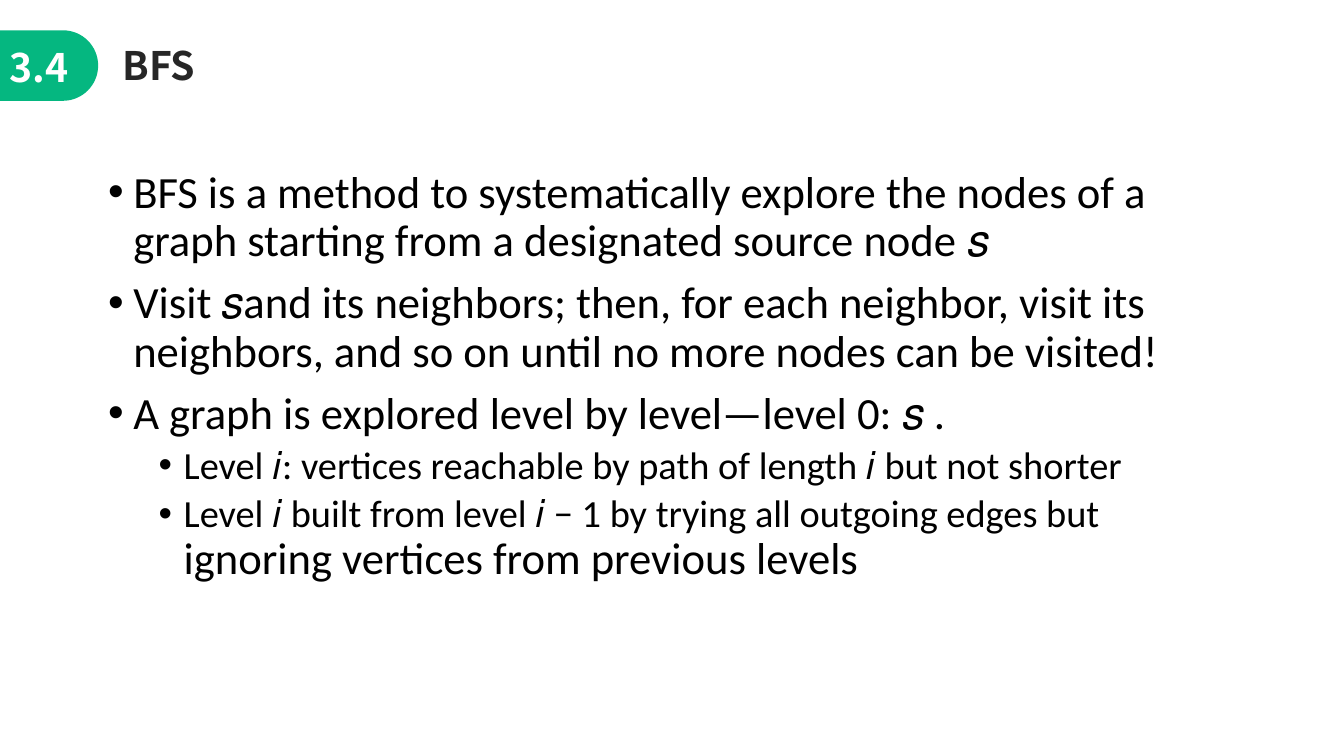
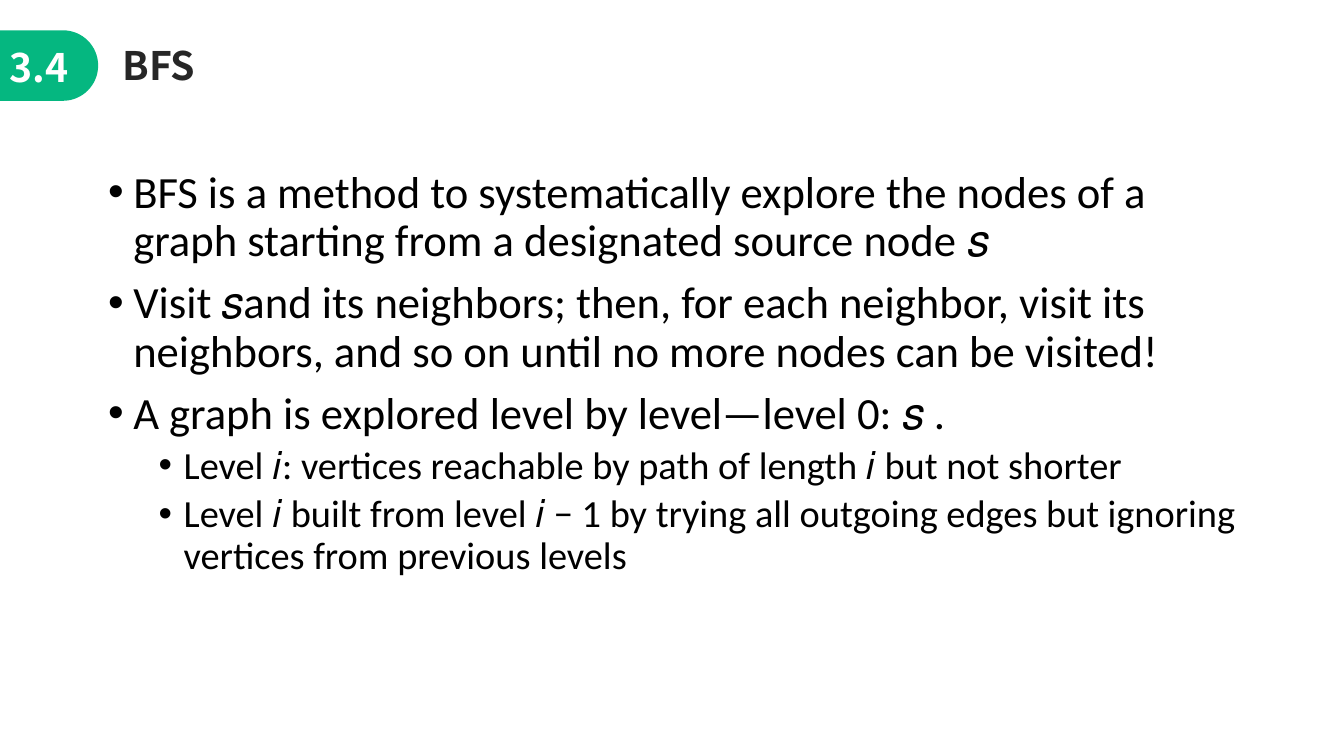
Before and after one commit to jimmyyih518/DSA2022Fall, a slide deck: slide 21 of week7/week7_slides.pptx (slide 20 before the commit). Drawn at 1344x756 pixels with LibreOffice and Linux fonts; fonts in the diff are those of the drawing. Boxes give left, top, right and bottom in pixels: in the first picture for what was removed or moved away, otherwise in the second. Text is boxed around its words. In the diff, an @@ line names an element or a change of style, - is before the commit and + after.

```diff
--- a/week7/week7_slides.pptx
+++ b/week7/week7_slides.pptx
@@ text at <box>184,499,1236,576</box>: size 31.9 to 27.4 pt in "ignoring vertices from previous levels" @@
```
Also in this commit, not shown: 10 other slides changed, 1 slide added.
